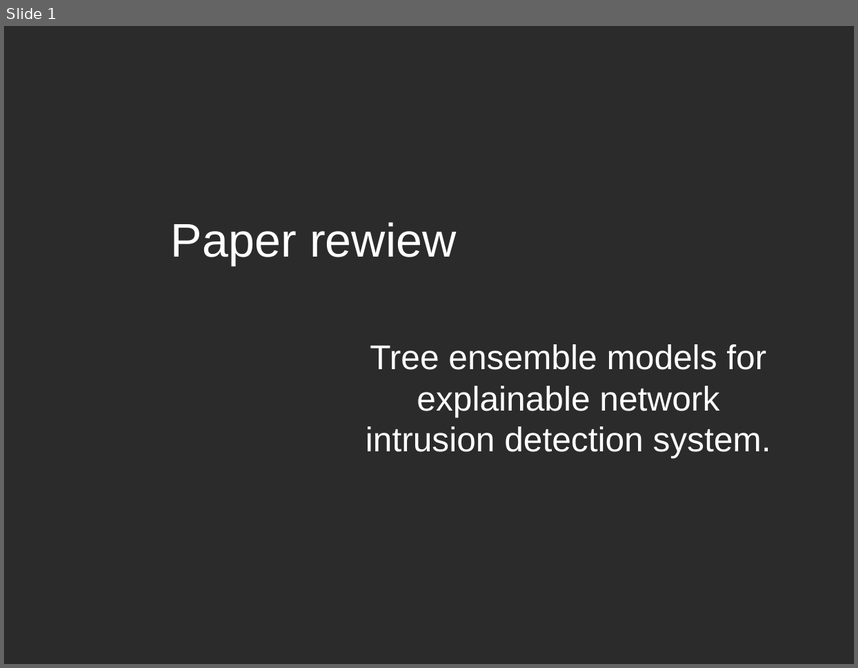
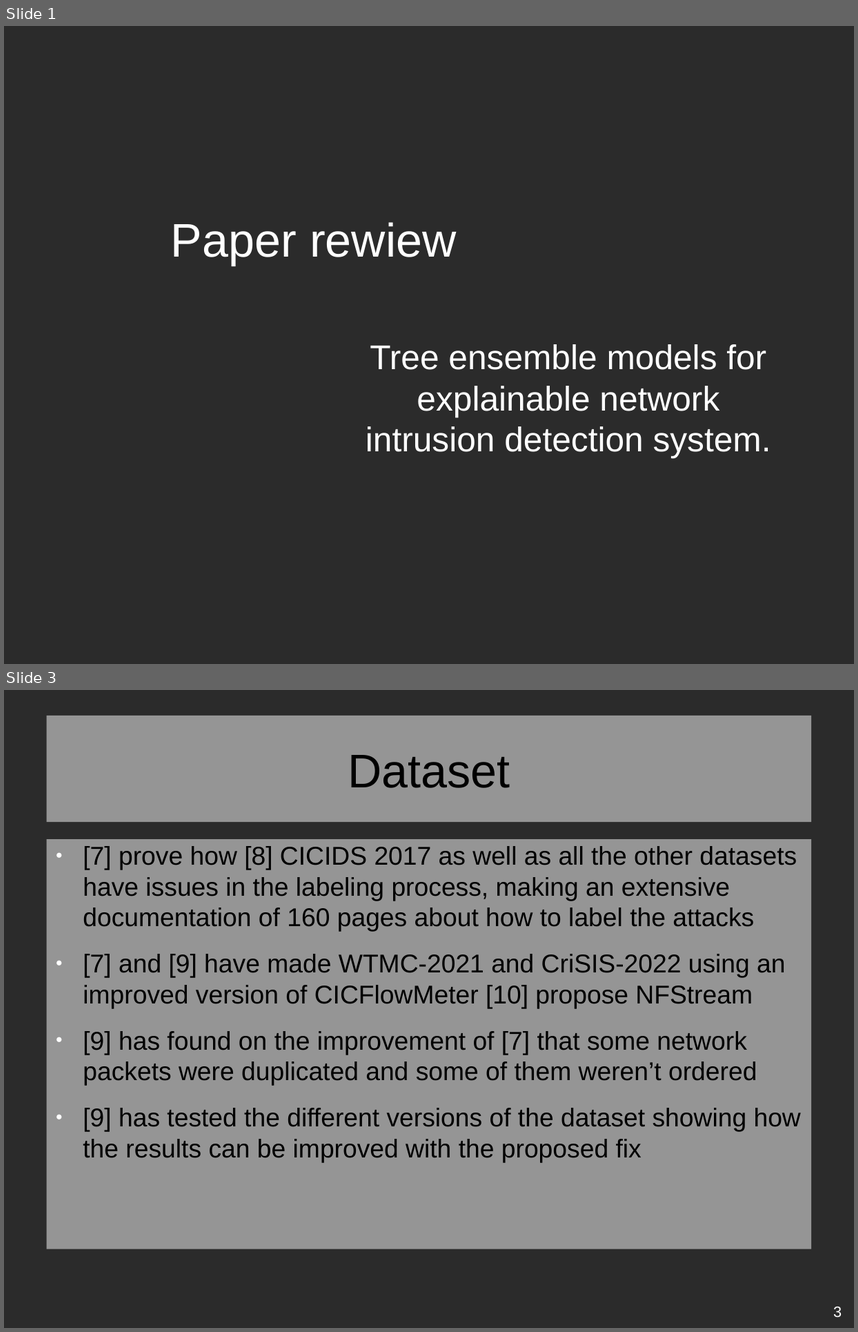
Before and after one commit to ludotosk/tesi, a slide deck: documents/presentazione-paper-review.odp. Shown one above the other, each under a label of ours: slide 1 before the commit, slides 1 and 3 after it; the slides between them are not shown. The pictures are 858x668 and 858x1332 pixels, drawn with LibreOffice and Linux fonts; fonts in the diff are those of the drawing; background and template pictures are left out; a plain dark background stands for a picture behind light text. Boxes give left, top, right and bottom in pixels: in the first picture for what was removed or moved away, otherwise in the second. Text is boxed around its words. In the diff, an @@ line names an element or a change of style, - is before the commit and + after.

```diff
--- a/documents/presentazione-paper-review.odp
+++ b/documents/presentazione-paper-review.odp
@@ slide 3 added at [4,690,854,1328], background picture (left out) @@
@@ title added at [46,716,812,822], fill #FFFFFF at 50% opacity, 44 pt, text #000000 @@
+Dataset
@@ text added at [46,839,812,1248], fill #FFFFFF at 50% opacity, 24 pt, text #000000 @@
+● [7] prove how [8] CICIDS 2017 as well as all the other datasets have issues in the labeling process, making an extensive documentation of 160 pages about how to label the attacks
+● [7] and [9] have made WTMC-2021 and CriSIS-2022 using an improved version of CICFlowMeter [10] propose NFStream
+● [9] has found on the improvement of [7] that some network packets were duplicated and some of them weren’t ordered
+● [9] has tested the different versions of the dataset showing how the results can be improved with the proposed fix
@@ page number added at [833,1306,842,1317], 14 pt, text #FFFFFF @@
+3
```
Also in this commit, not shown: 3 slides changed, 1 other file.
